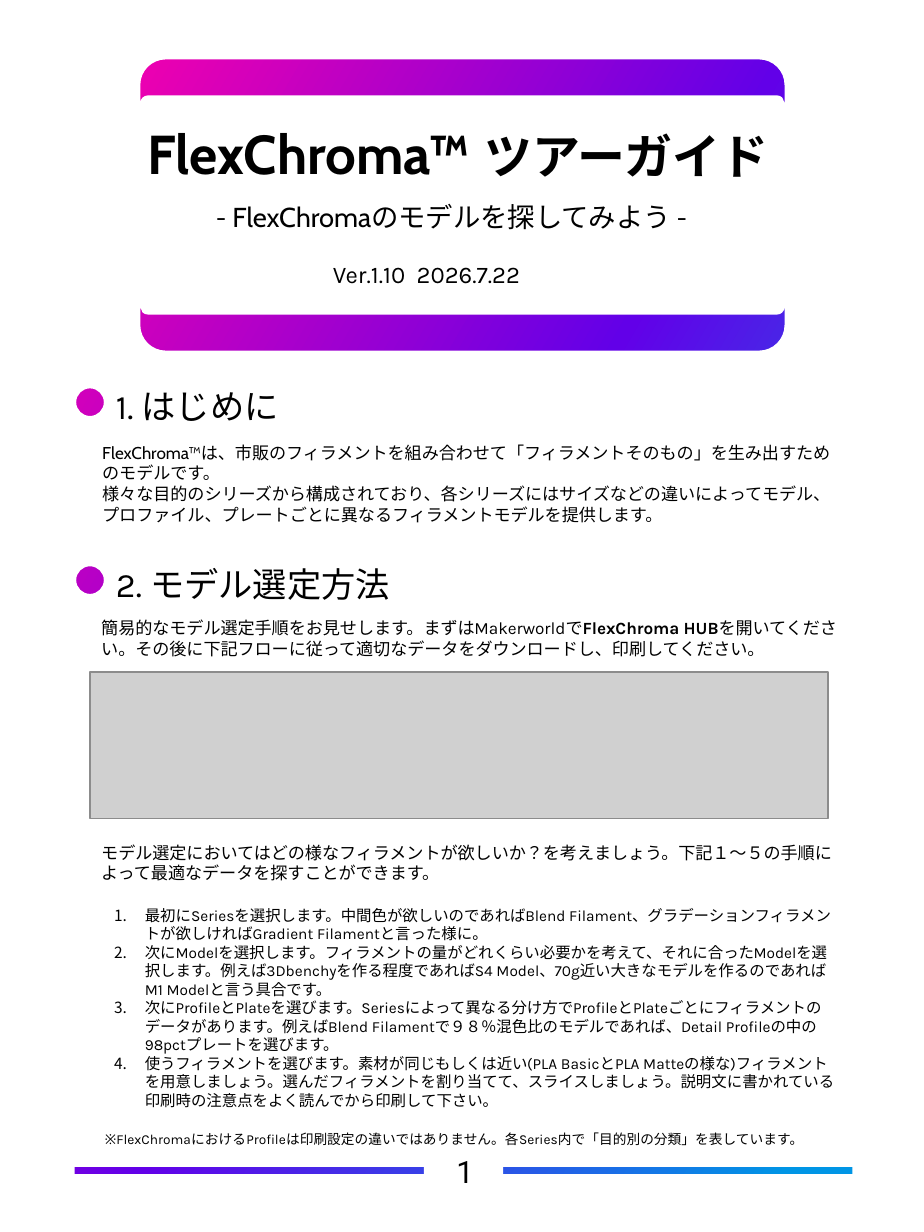
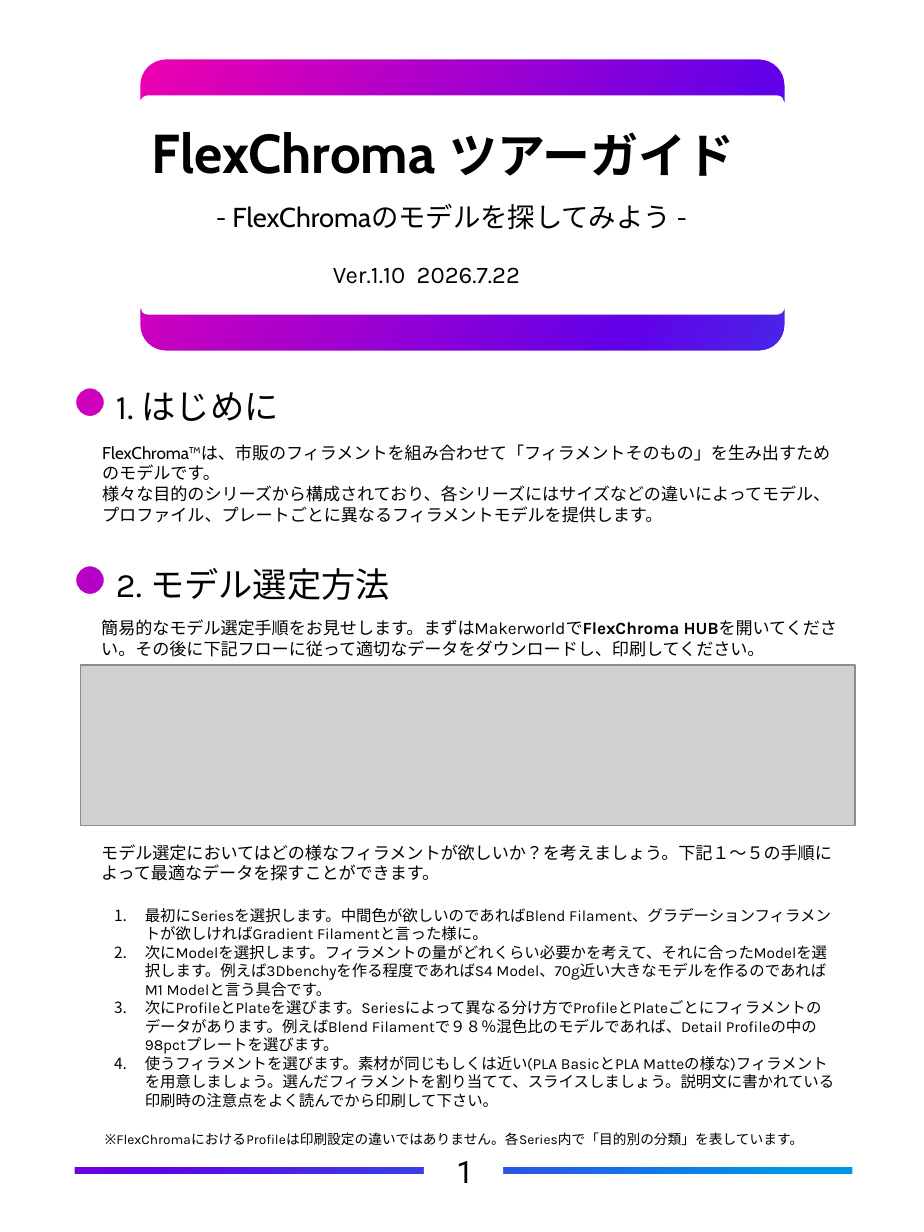
Before and after one commit to FlexChromaHQ/FlexChroma, a slide deck: slide 5 of Documents/Original/FlexChroma_Tour_Guide_JP.pptx. Drawn at 924x1232 pixels with LibreOffice and Linux fonts; fonts in the diff are those of the drawing; grey boxes stand for pictures. Boxes give left, top, right and bottom in pixels: in the first picture for what was removed or moved away, otherwise in the second. Text is boxed around its words. In the diff, an @@ line names an element or a change of style, - is before the commit and + after.

```diff
--- a/Documents/Original/FlexChroma_Tour_Guide_JP.pptx
+++ b/Documents/Original/FlexChroma_Tour_Guide_JP.pptx
@@ text at (x1=152, y1=132, x2=734, y2=176): text changed @@
-FlexChroma™ ツアーガイド
+FlexChroma ツアーガイド
@@ picture resized from (x1=90, y1=671, x2=828, y2=818) to (x1=81, y1=665, x2=855, y2=825) @@
```
Also in this commit, not shown: 2 other slides changed, 3 other files.
